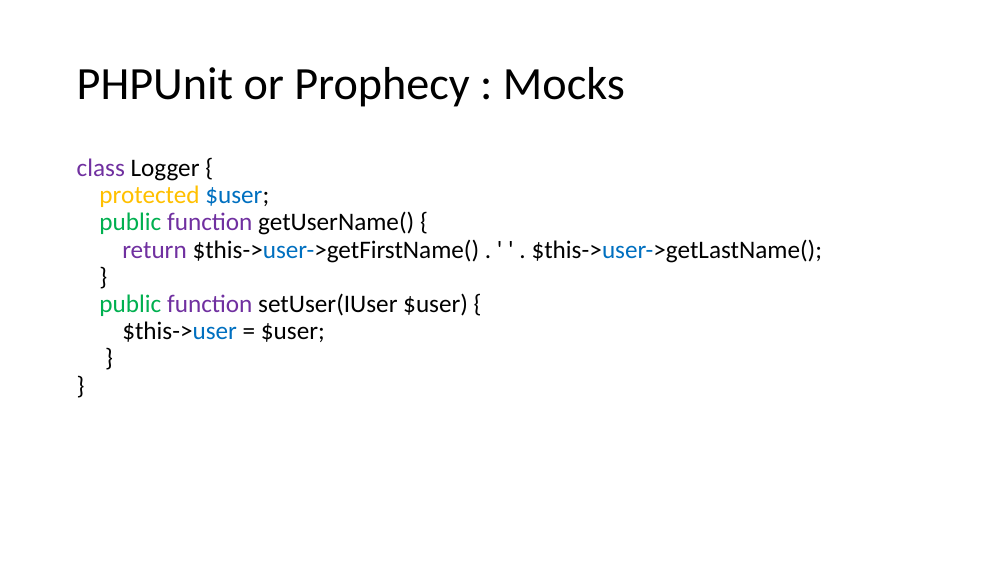
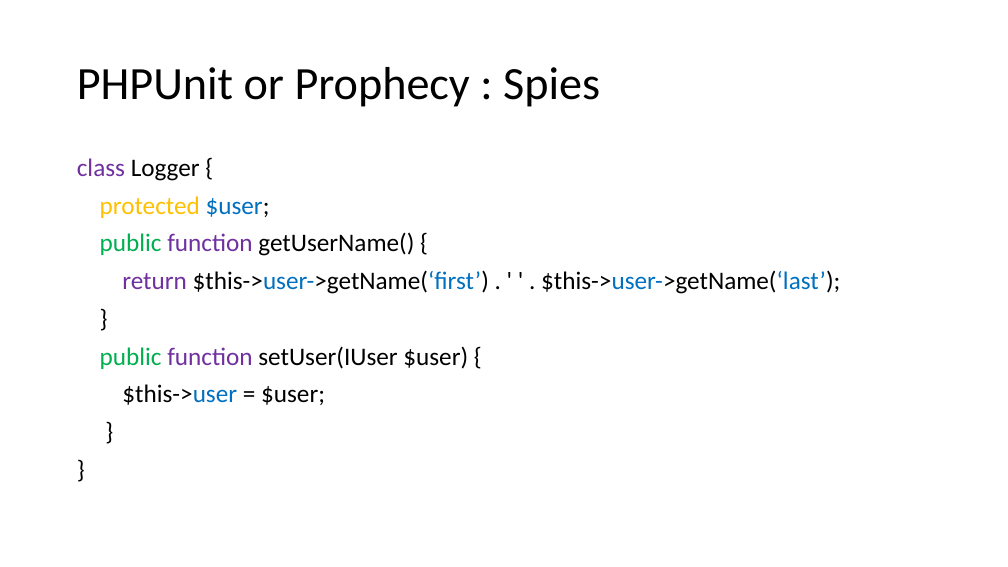
Before and after one commit to docljn/phpunit-or-prophecy-for-mocks, a slide deck: slide 46 of Creating Unit Test Mocks - PHPUnit or Prophecy.pptx (slide 54 before the commit). Drawn at 1008x567 pixels with LibreOffice and Linux fonts; fonts in the diff are those of the drawing. Boxes give left, top, right and bottom in pixels: in the first picture for what was removed or moved away, otherwise in the second. Text is boxed around its words. In the diff, an @@ line names an element or a change of style, - is before the commit and + after.

```diff
--- a/Creating Unit Test Mocks - PHPUnit or Prophecy.pptx
+++ b/Creating Unit Test Mocks - PHPUnit or Prophecy.pptx
@@ title at [77,67,600,107]: text changed @@
-PHPUnit or Prophecy : Mocks
+PHPUnit or Prophecy : Spies
@@ text at [77,158,468,405]: more space between paragraphs @@
@@ text at [122,270,840,294]: text changed @@
-return $this->user->getFirstName() . ' ' . $this->user->getLastName();
+return $this->user->getName(‘first’) . ' ' . $this->user->getName(‘last’);
```
Also in this commit, not shown: 50 other slides changed, 2 slides added, 6 slides removed, 1 other file.
